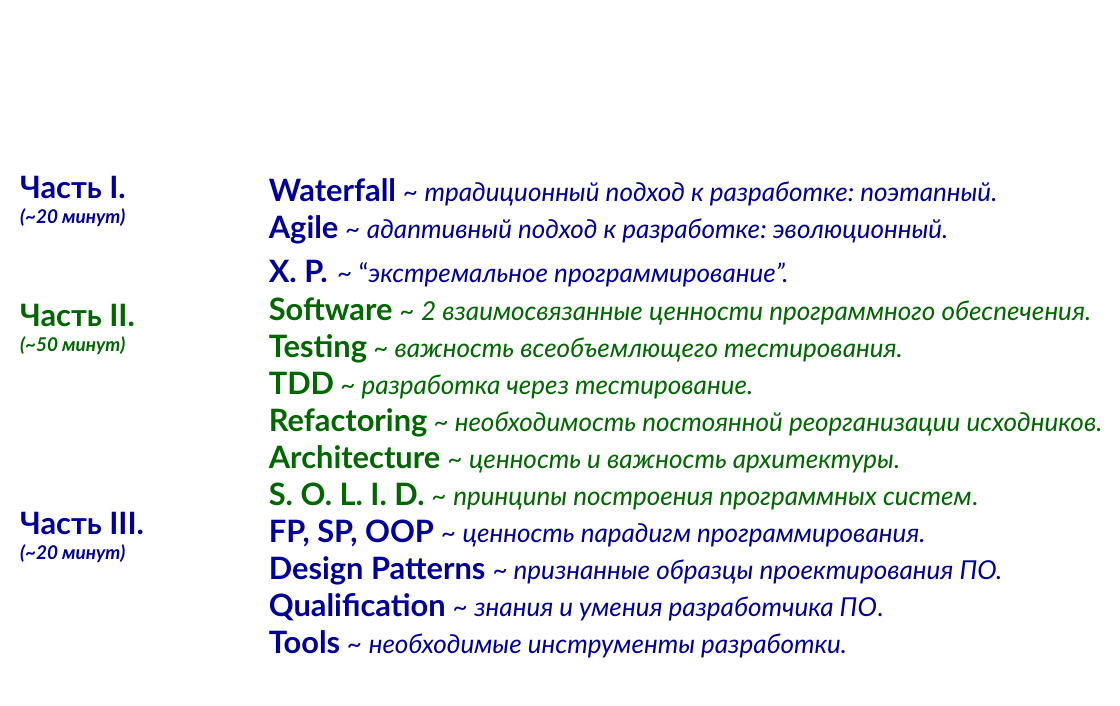
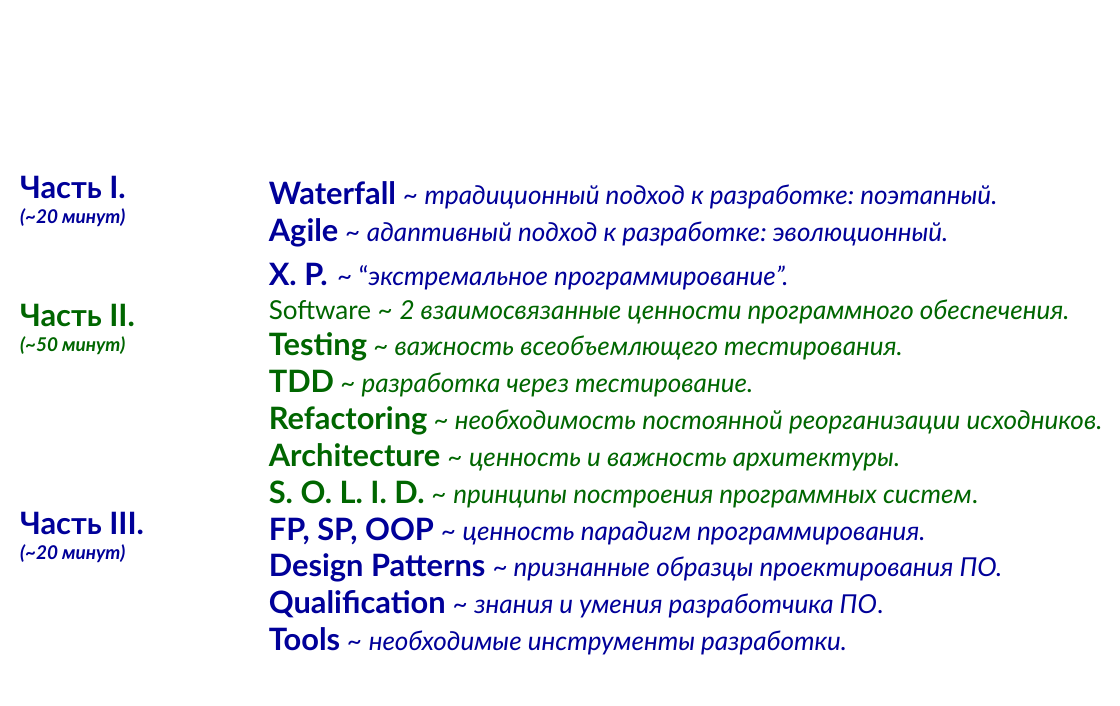
Before and after one commit to mike-shock/Programmers_Club-Caiman, a slide deck: slide 9 of drafts/Software_Craft.odp. Drawn at 1120x706 pixels with LibreOffice and Linux fonts; fonts in the diff are those of the drawing; background and template pictures are left out. Boxes give left, top, right and bottom in pixels: in the first picture for what was removed or moved away, otherwise in the second. Text is boxed around its words. In the diff, an @@ line names an element or a change of style, - is before the commit and + after.

```diff
--- a/drafts/Software_Craft.odp
+++ b/drafts/Software_Craft.odp
@@ text at box(269, 299, 1070, 323): size 26 to 22 pt, bold off in "Software" @@
```
Also in this commit, not shown: 1 other slide changed, 1 other file.
